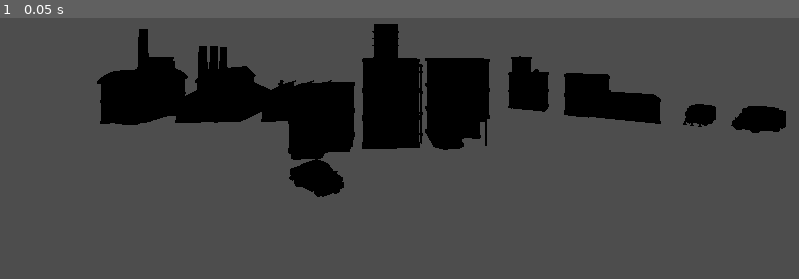
Above: before the commit, frame 1.
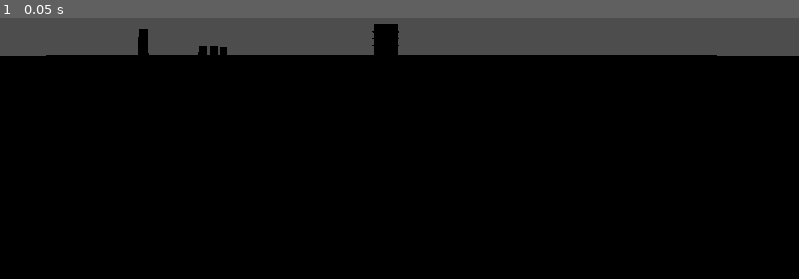
Above: after the commit, the same moment.

Repository: ghwns977/Games4900
Game: Godot game, scene res://Scenes/node_3d.tscn
Two runs of this game, one before a commit and one after it. Both use one fixed random seed, a clock stepped at 60 frames per second and the inputs below.
Inputs:
- Up to frame 1 (0.05 s): no input

The runs differ from the first frame. In frame 1, 70% of the frame differs, in the area x 0-100%, y 14-100%.

Commit message:
Update node_3d.tscn

Diff:
--- a/Godot/Scenes/node_3d.tscn
+++ b/Godot/Scenes/node_3d.tscn
@@ -15,6 +15,8 @@
 [ext_resource type="PackedScene" uid="uid://b25pmqslpomcd" path="res://Building_Indust/building-m.fbx" id="13_8cye3"]
 [ext_resource type="PackedScene" uid="uid://dfmllc01tae6m" path="res://Building_Indust/building-n.fbx" id="14_062e5"]
 [ext_resource type="PackedScene" uid="uid://cslxy2uk8v2l3" path="res://Building_Indust/building-k.fbx" id="15_m2rse"]
+
+[sub_resource type="PlaneMesh" id="PlaneMesh_8cye3"]
 
 [node name="Node3D" type="Node3D" unique_id=417984978]
 
@@ -72,3 +74,10 @@
 
 [node name="building-k" parent="building-m" unique_id=174860806 instance=ExtResource("15_m2rse")]
 transform = Transform3D(1, 0, 0, 0, 1, 0, 0, 0, 1, -1.620358, 0, -0.38192654)
+
+[node name="MeshInstance3D" type="MeshInstance3D" parent="." unique_id=56029048]
+transform = Transform3D(447.22647, 0, 0, 0, 1.0000023, 0, 0, 0, 446.54147, 0, 0, 0)
+mesh = SubResource("PlaneMesh_8cye3")
+
+[node name="CollisionShape3D" type="CollisionShape3D" parent="MeshInstance3D" unique_id=1297550736]
+transform = Transform3D(198.65668, 0, 0, 0, 0.9999992, 0, 0, 0, 197.34842, 0, 0, 0)
